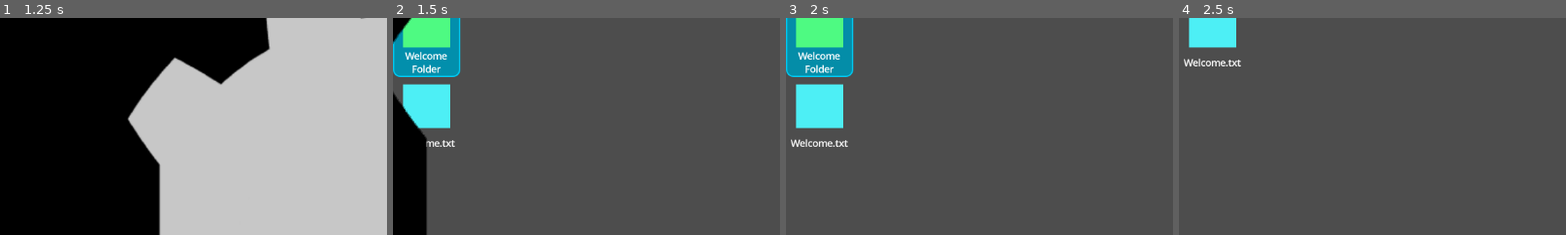
Above: before the commit, frames 1-4 (left to right).
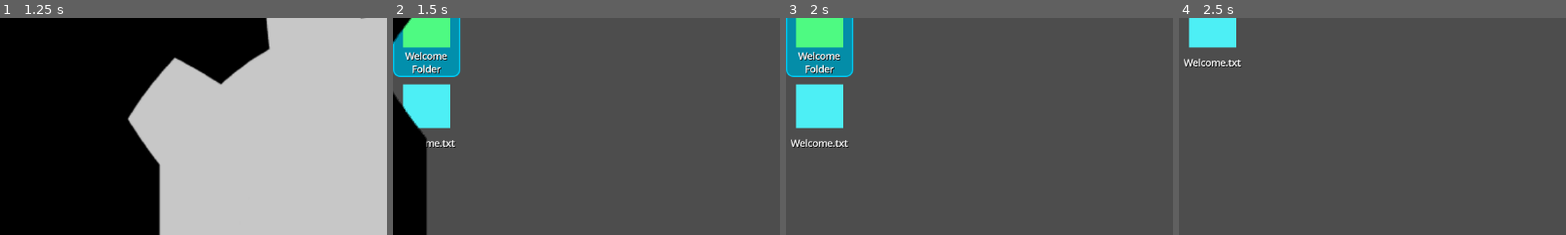
Above: after the commit, the same moments.

Repository: popcar2/GodotOS
Game: Godot game, scene res://Scenes/Main/MainScene.tscn
Same seed, same stepped clock (60 frames per second), same inputs: the game is played once before the commit and once after it.
Inputs (mouse positions are % of the whole screen's width and height, from its top left):
- Up to frame 1 (1.25 s): tap Enter (ui_accept) at 0.5 s; drag from (50, 47) to (60, 28) at 0.52 s
- Up to frame 2 (1.5 s): drag from (4, 10) to (45, 70) at 1.27 s
- Up to frame 3 (2 s): no input
- Up to frame 4 (2.5 s): tap Enter (ui_accept) at 2 s; move the mouse to (4, 29) at 2.02 s; hold A (move_left) from 2.03 s (still down); hold Delete (delete) from 2.03 s (still down); click (4, 29) at 2.17 s
The pictures show only the part of the screen within x 0-50%, y 6-55%; the shares and areas given below are measured in that part.

Frame 1 is identical in both runs. In frame 2, 0.4% of the frame differs, in the area x 3-17%, y 16-60%; in frame 3, 0.5%, in the area x 1-17%, y 16-60%; in frame 4, 0.1%.

Commit message:
Add shadow to folder title

Diff:
--- a/Scenes/Desktop/folder.tscn
+++ b/Scenes/Desktop/folder.tscn
@@ -101,9 +101,14 @@
 custom_minimum_size = Vector2(95, 0)
 layout_mode = 2
 mouse_filter = 2
+theme_override_colors/font_shadow_color = Color(0, 0, 0, 1)
+theme_override_colors/font_outline_color = Color(0, 0, 0, 1)
+theme_override_constants/shadow_offset_x = 1
+theme_override_constants/shadow_offset_y = 1
 theme_override_font_sizes/normal_font_size = 14
 bbcode_enabled = true
-text = "[center]Hello World!"
+text = "[center]Hello World!
+Hello World."
 fit_content = true
 
 [node name="CenterContainer2" type="CenterContainer" parent="Control"]
--- a/Scenes/Main/Boot Splash/boot_splash.gd
+++ b/Scenes/Main/Boot Splash/boot_splash.gd
@@ -29,7 +29,6 @@
 
 	var tween: Tween = create_tween()
 	tween.set_ease(Tween.EASE_OUT).set_trans(Tween.TRANS_EXPO)
-	tween.set_ease(Tween.EASE_OUT).set_trans(Tween.TRANS_EXPO)
 	tween.set_parallel(true)
 	tween.tween_property($Logo, "scale", Vector2(1, 1), 2)
 	tween.tween_property($CanvasGroup/Logo, "scale", Vector2(1, 1), 2)
